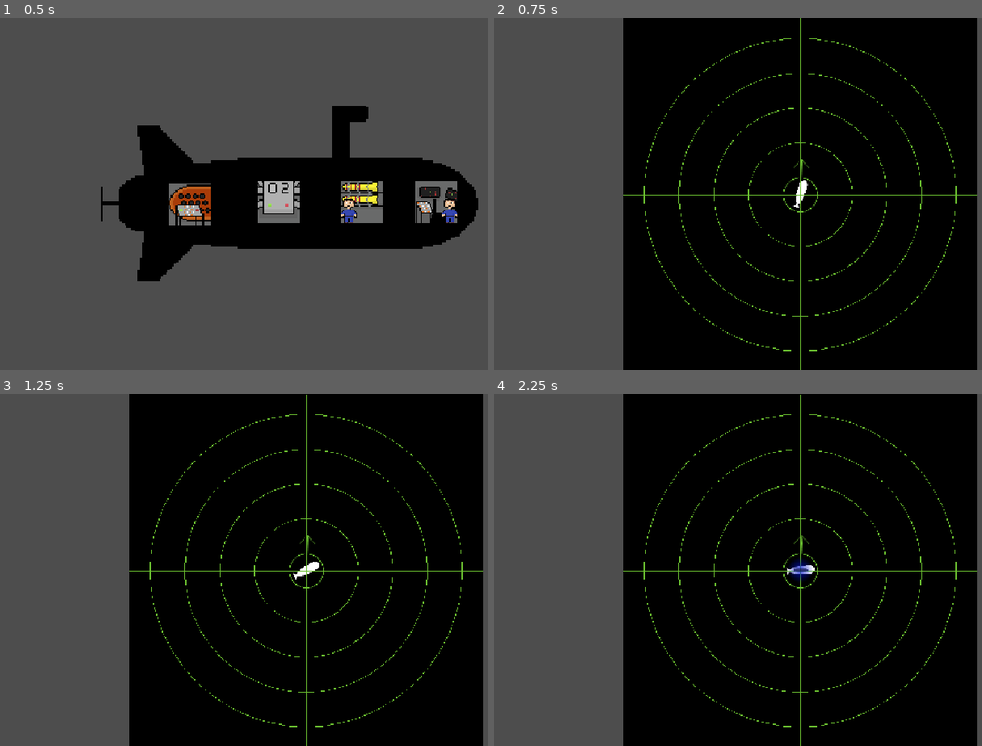
Above: before the commit, frames 1-4 (two rows, left to right).
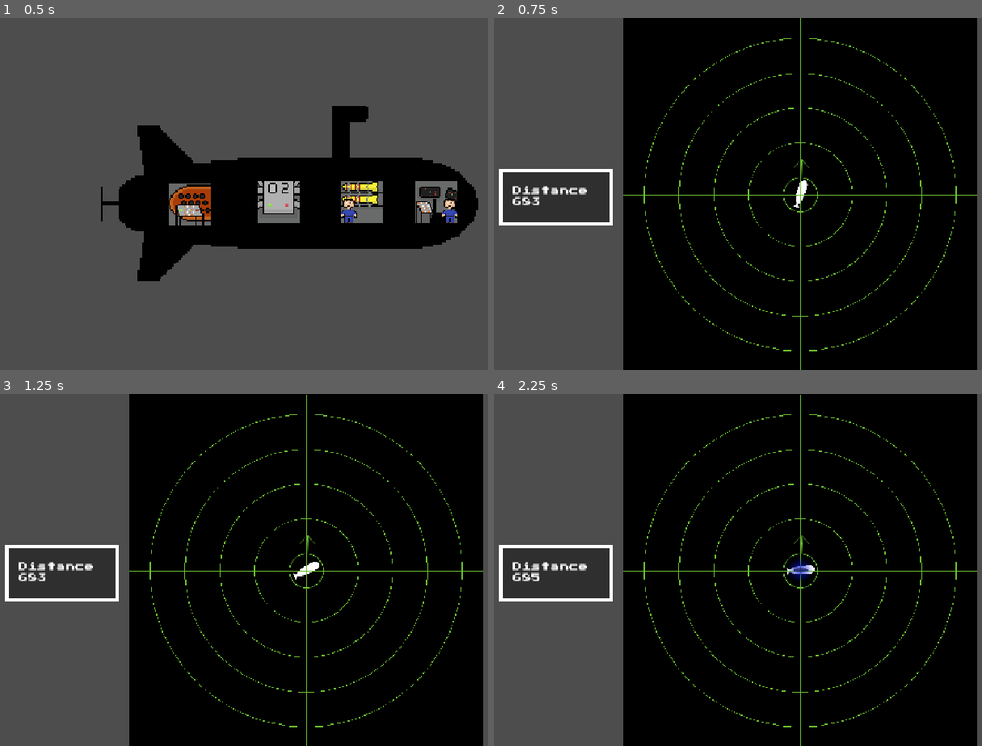
Above: after the commit, the same moments.

Repository: AJISGit/Ludum-Dare-60-Game
Game: Godot game, scene res://scenes/main_scene.tscn
The game is run twice, just before and just after one commit, with the same random seed, the same clock (stepped at 60 frames per second) and the same inputs. The engine's default icon, where the game draws it, is replaced by a stand-in: a white triangle on a blue panel in a dark square. Sound files missing from this copy of the repository are replaced by a short silence.
Inputs (mouse positions are in pixels of both pictures, inside the frame that each line leads up to):
- Up to frame 1 (0.5 s): no input
- Up to frame 2 (0.75 s): tap Enter at 0.5 s; move the mouse to (684, 204) at 0.52 s; hold D (phys_sub_right) from 0.53 s (still down); hold Space (switch_view) from 0.53 s (still down)
- Up to frame 3 (1.25 s): keep holding D (phys_sub_right); keep holding Space (switch_view)
- Up to frame 4 (2.25 s): move the mouse to (669, 587) at 1.27 s; release D (phys_sub_right) at 1.28 s; release Space (switch_view) at 1.28 s; hold S (phys_sub_down) 1.28-2.03 s; tap Shift (break) at 1.35 s; tap Space (switch_view) at 1.55, 2 s; move the mouse to (855, 580) at 2.02 s; press the mouse at (855, 580) at 2.03 s; hold D (phys_sub_right) from 2.03 s (still down)

Frame 1 is identical in both runs. In frame 2, 3.7% of the frame differs, in the area x 0-25%, y 42-59%; in frame 3, 3.7%; in frame 4, 3.7%.

Commit message:
Add the distance label

Diff:
--- a/scenes/game.tscn
+++ b/scenes/game.tscn
@@ -14,6 +14,12 @@
 [ext_resource type="AudioStream" uid="uid://beqhrwpur3275" path="res://sounds/enemy_engine.ogg" id="12_dinhu"]
 [ext_resource type="Script" uid="uid://c558yqssehsiy" path="res://scripts/loop_audio.gd" id="13_kvuet"]
 [ext_resource type="Script" uid="uid://brqos2olwbbb" path="res://scripts/cursor_thing.gd" id="13_trtic"]
+[ext_resource type="Texture2D" uid="uid://4n6ijr5q47gk" path="res://sprites/distance_monitor.png" id="15_ir15t"]
+[ext_resource type="FontFile" uid="uid://bi1iccf63nn47" path="res://fonts/press-start-2p-latin-400-normal.ttf" id="16_ca42v"]
+[ext_resource type="Script" uid="uid://m1tv4f1hmg1i" path="res://scripts/dist_label.gd" id="17_rysoc"]
+
+[sub_resource type="LabelSettings" id="LabelSettings_5tn8i"]
+font = ExtResource("16_ca42v")
 
 [node name="Game" type="Node2D" unique_id=1595279973]
 
@@ -78,3 +84,18 @@
 
 [node name="GameWorld" parent="SubViewportContainer/SubViewport" unique_id=425142831 instance=ExtResource("7_u5sy4")]
 visible = false
+
+[node name="DistanceMonitor" type="Sprite2D" parent="." unique_id=1061340833]
+position = Vector2(134, 306)
+scale = Vector2(1.5, 1.5)
+texture = ExtResource("15_ir15t")
+
+[node name="DistLabel" type="Label" parent="." unique_id=125480020]
+offset_left = 61.0
+offset_top = 286.0
+offset_right = 205.0
+offset_bottom = 321.0
+text = "Distance:
+5000"
+label_settings = SubResource("LabelSettings_5tn8i")
+script = ExtResource("17_rysoc")
--- /dev/null
+++ b/scripts/dist_label.gd
@@ -0,0 +1,10 @@
+extends Label
+
+
+@onready var game_world: GameWorld = $"../SubViewportContainer/SubViewport/GameWorld"
+@onready var sub: PhysicalSub = game_world.get_node("PhysicalSub")
+@onready var end: Sprite2D = game_world.get_node("EndThing")
+
+func _process(_delta: float) -> void:
+
+	text = "Distance\n" + str(int(end.position.distance_to(sub.position)))
--- a/scripts/view_switcher.gd
+++ b/scripts/view_switcher.gd
@@ -21,10 +21,14 @@
 		%SubViewport.get_parent().visible = true
 		%SubViewport/GameWorld.visible = true
 		%SubViewport/GameWorld/PhysicalSub/Camera2D.enabled = true
+		$"../DistanceMonitor".visible = true
+		$"../DistLabel".visible = true
 	else:
 		%SubViewport.get_parent().visible = false
 		%SubViewport/GameWorld.visible = false
 		%SubViewport/GameWorld/PhysicalSub/Camera2D.enabled = false
+		$"../DistanceMonitor".visible = false
+		$"../DistLabel".visible = false
 
 		$"../CrewWorld/Camera2D".enabled = true
 		$"../CrewWorld".visible = true
Not shown, added: scripts/dist_label.gd.uid
Binary file added: sprites/distance_monitor.png
Not shown, added: sprites/distance_monitor.png.import
